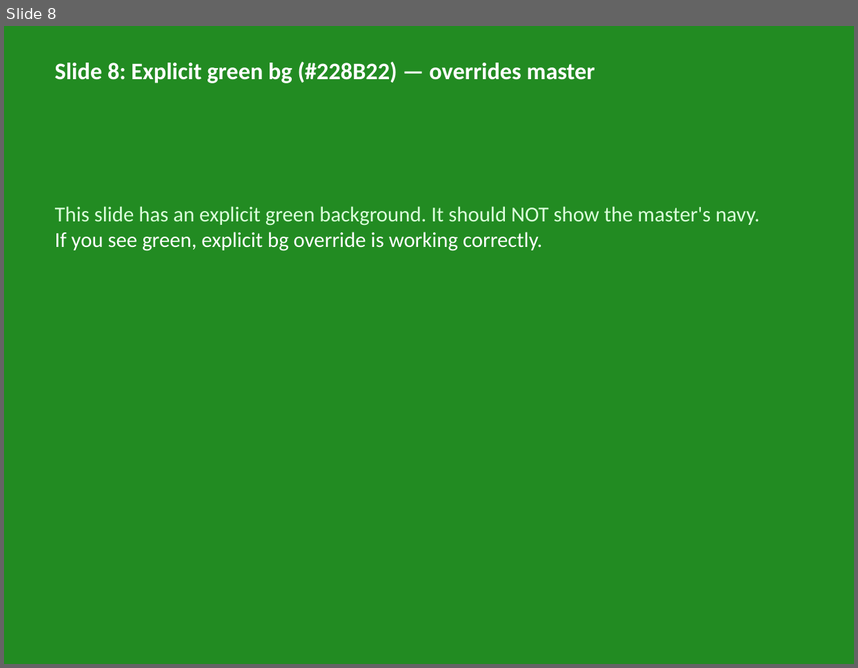
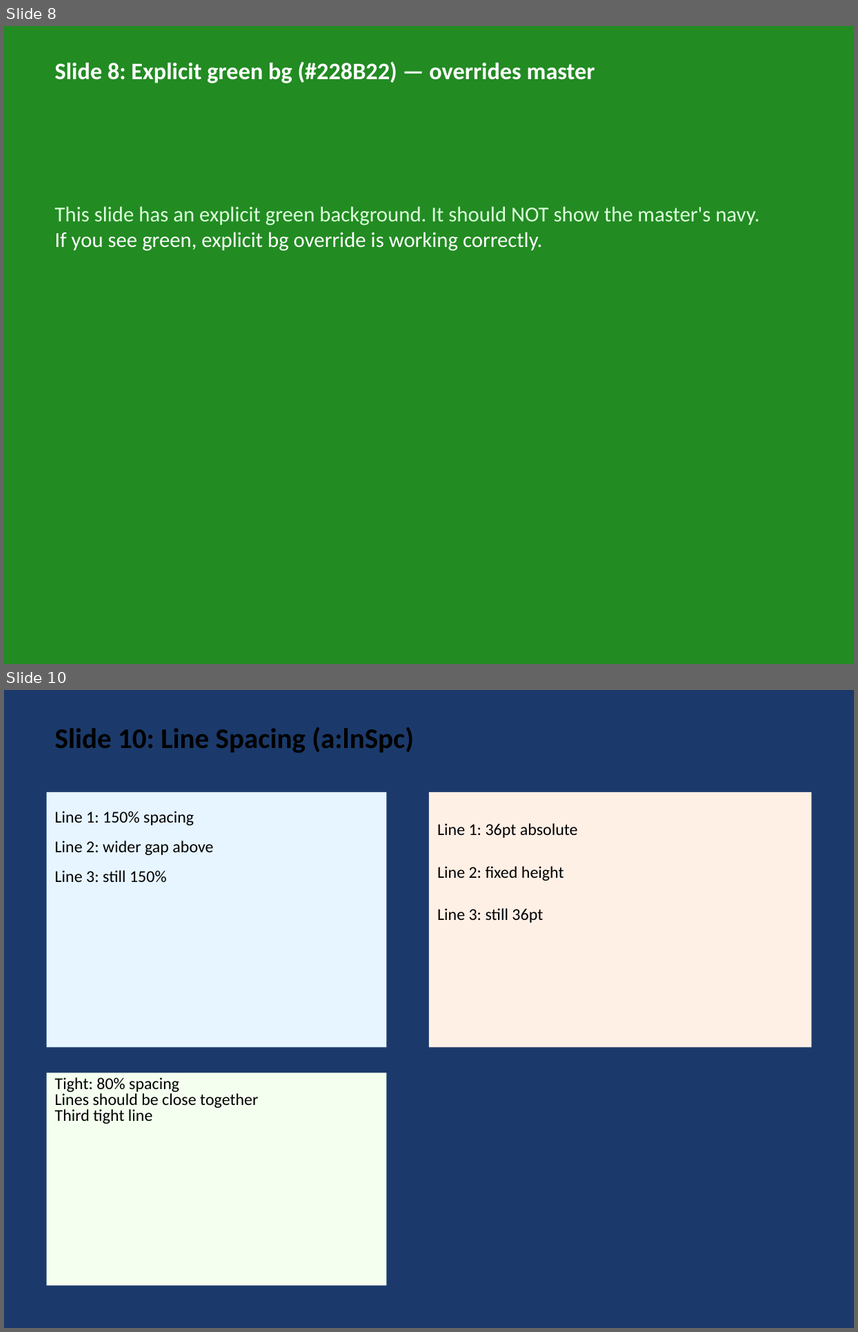
Before and after one commit to t-ujiie-g/pptx-svg, a slide deck: test_fixtures/test_features.pptx. Shown one above the other, each under a label of ours: slide 8 before the commit, slides 8 and 10 after it; the slides between them are not shown. The pictures are 858x668 and 858x1332 pixels, drawn with LibreOffice and Linux fonts; fonts in the diff are those of the drawing. Boxes give left, top, right and bottom in pixels: in the first picture for what was removed or moved away, otherwise in the second. Text is boxed around its words. In the diff, an @@ line names an element or a change of style, - is before the commit and + after.

Commit message:
feat: Enhance text rendering and serialization with line and character spacing support
- Implemented line spacing handling in `para_line_height` function to support both EMU and percentage values.
- Updated text rendering functions to accommodate East Asian fonts and character spacing attributes.
- Enhanced serialization of text properties to include line spacing and character spacing in the output XML.
- Added tests for East Asian font handling, line spacing, and character spacing to ensure proper functionality.
- Updated test fixtures to reflect the new features and validate the output.

```diff
--- a/test_fixtures/test_features.pptx
+++ b/test_fixtures/test_features.pptx
@@ slide 10 added at (4, 690, 854, 1328), background #1B3A6B @@
@@ text added at (55, 727, 414, 753), 24 pt, text #000000, bold @@
+Slide 10: Line Spacing (a:lnSpc)
@@ rectangle added at (47, 792, 386, 1047), fill #E6F5FF, 14 pt, text #000000 @@
+Line 1: 150% spacing
+Line 2: wider gap above
+Line 3: still 150%
@@ rectangle added at (429, 792, 811, 1047), fill #FFF0E6, 14 pt, text #000000 @@
+Line 1: 36pt absolute
+Line 2: fixed height
+Line 3: still 36pt
@@ rectangle added at (47, 1072, 386, 1285), fill #F5FFF0, 14 pt, text #000000 @@
+Tight: 80% spacing
+Lines should be close together
+Third tight line
```
Also in this commit, not shown: 2 other slides added, 8 other files.
